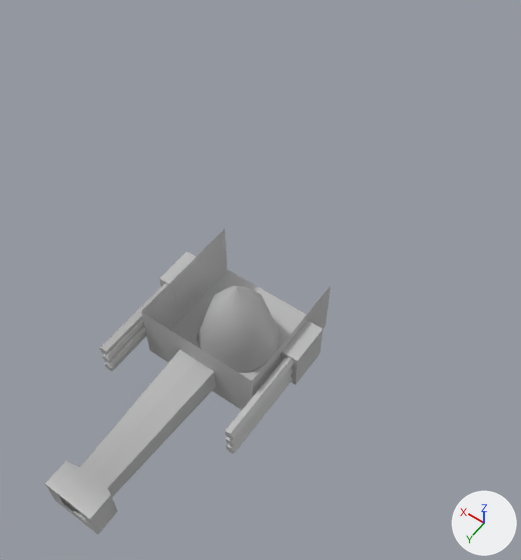
The FBX model Assets/Models/Heavy_Turret.fbx: old version first, new version second.
The view is the same before and after, from a camera (50 mm lens) standing at (-0.0594, 0.0743, 0.1435) and looking at (0.0013, -0.0107, 0.01). The axes (+X, +Y, +Z) are drawn at lower right. The lights are the same throughout. Where no turn or scale is listed for an object, it has been applied to the vertices. Vertices at the same position are counted once.

Objects in the first picture: 'Barrel', 'Base', 'Controller', 'Gun_1', 'Gun_2', 'Gun_4', 'Gun_5', 'Gun_6'.
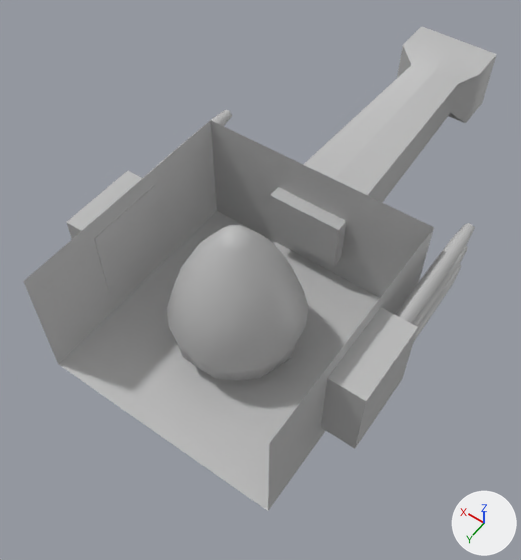
Where the newer file only moved an object's origin or applied its transform, the numbers keep the older frame.

What the commit changed:
me_mesh_003 is used by ob_gun_2; location (0.0, 0.0008, 0.0).
me_mesh_003 had 12 vertices, 15 faces and spanned x 0.0159..0.0181, y 0.0029..0.0249, z 0.007..0.0093.
me_mesh_003 now has 52 vertices, 50 faces and spans x 0.0317..0.0357, y 0.0058..0.0498, z 0.0144..0.0182.
me_mesh_003 part 9: 12 vertices removed from x 0.0159..0.0181, y 0.0029..0.0249, z 0.007..0.0093.
me_mesh_003 part 10: the surface is now shaded smooth.
me_mesh_004 is used by ob_gun_5; location (0.0, 0.0008, 0.0).
me_mesh_004 had 12 vertices, 15 faces and spanned x -0.0182..-0.016, y 0.0029..0.0249, z 0.007..0.0093.
me_mesh_004 now has 52 vertices, 50 faces and spans x -0.036..-0.0321, y 0.0058..0.0498, z 0.0144..0.0182.
me_mesh_004 part 5: 52 vertices added at x -0.036..-0.0321, y 0.0058..0.0498, z 0.0144..0.0182.
me_mesh_004 part 6: 12 vertices removed from x -0.0182..-0.016, y 0.0029..0.0249, z 0.007..0.0093.
me_mesh_004 part 7: the surface is now shaded smooth.
me_mesh_002 is used by ob_gun_6; location (0.0, 0.0008, 0.0).
me_mesh_002 had 12 vertices, 15 faces and spanned x -0.0182..-0.016, y 0.0029..0.0249, z 0.0104..0.0127.
me_mesh_002 now has 52 vertices, 50 faces and spans x -0.036..-0.0321, y 0.0058..0.0498, z 0.0212..0.025.
me_mesh_002 part 11: 52 vertices added at x -0.036..-0.0321, y 0.0058..0.0498, z 0.0212..0.025.
me_mesh_002 part 12: 12 vertices removed from x -0.0182..-0.016, y 0.0029..0.0249, z 0.0104..0.0127.
me_mesh_002 part 13: the surface is now shaded smooth.
me_mesh_008 has 30 vertices, 32 faces and spans x -0.006..0.0058, y -0.0177..0.0224, z -0.004..0.0045.
me_mesh_008 is used by ob_barrel; location (0.0, 0.0315, 0.0062).
me_mesh_008 part 14: the whole mesh is turned 180 degrees about the z axis through the mesh origin and scaled by 2.
me_mesh_006 is used by ob_gun_4; location (0.0, 0.0008, 0.0).
me_mesh_006 had 12 vertices, 15 faces and spanned x -0.0182..-0.016, y 0.0029..0.0249, z 0.0036..0.006.
me_mesh_006 now has 52 vertices, 50 faces and spans x -0.036..-0.0321, y 0.0058..0.0498, z 0.0077..0.0115.
me_mesh_006 part 1: 52 vertices added at x -0.036..-0.0321, y 0.0058..0.0498, z 0.0077..0.0115.
me_mesh_006 part 2: 12 vertices removed from x -0.0182..-0.016, y 0.0029..0.0249, z 0.0036..0.006.
me_mesh_006 part 3: the surface is now shaded smooth.
me_mesh is used by ob_controller; location (0.0, 0.0, 0.01).
me_mesh had 31 vertices, 31 faces and spanned x -0.01..0.01, y -0.0095..0.0095, z -0.01..0.01.
me_mesh now has 122 vertices, 120 faces and spans x -0.0159..0.0159, y -0.0159..0.0159, z -0.02..0.0186.
me_mesh part 4: the whole mesh is rebuilt.
me_mesh_007 has 27 vertices, 18 faces and spans x -0.019..0.019, y -0.015..0.0149, z -0.0001..0.0155.
me_mesh_007 is used by ob_base; location (0.0, 0.0, 0.0).
me_mesh_007 part 8: the whole mesh is turned 180 degrees about the z axis through the mesh origin and scaled by 2.
Object 'Gun_5' (ob_gun_5) moves from (0.0, 0.0008, 0.0) to (0.0, -0.0475, 0.0).
Object 'Gun_6' (ob_gun_6) moves from (0.0, 0.0008, 0.0) to (0.0, -0.0475, 0.0).
Object 'Gun_1' (ob_gun_1) moves from (0.0, 0.0008, 0.0) to (0.0, -0.0475, 0.0).
Object 'Barrel' (ob_barrel) moves from (0.0, 0.0315, 0.0062) to (0.0, -0.0619, 0.0137).
Object 'Gun_4' (ob_gun_4) moves from (0.0, 0.0008, 0.0) to (0.0, -0.0475, 0.0).
Object 'Controller' (ob_controller) moves from (0.0, 0.0, 0.01) to (0.0, 0.0, 0.0203).

Location of each change, [x1, y1, x2, y2] in pixels of the pictures (521 x 560 px):
'Base', mesh turned
    before: [141, 229, 330, 410]
    after: [23, 120, 434, 511]
'Barrel', mesh turned, moved
    before: [45, 350, 216, 534]
    after: [269, 26, 497, 266]
'Controller', reshaped, moved (67% wider, 79% taller)
    before: [197, 286, 281, 372]
    after: [167, 225, 308, 380]
'Gun_6', reshaped, moved
    before: [225, 357, 294, 439]
    after: [395, 223, 475, 324]
'Gun_5', reshaped, moved
    before: [225, 368, 293, 446]
    after: [412, 246, 468, 326]
'Gun_1', moved
    before: [99, 283, 168, 355]
    after: [143, 110, 232, 178]
'Gun_4', reshaped, moved
    before: [226, 376, 293, 453]
    after: [414, 265, 461, 341]
part 1 of me_mesh_006, added
    after: [414, 265, 461, 341]
part 2 of me_mesh_006, deleted
    before: [226, 376, 293, 453]
part 5 of me_mesh_004, added
    after: [412, 246, 468, 326]
part 6 of me_mesh_004, deleted
    before: [225, 368, 293, 446]
part 9 of me_mesh_003, deleted
    before: [102, 320, 145, 363]
part 11 of me_mesh_002, added
    after: [395, 223, 475, 324]
part 12 of me_mesh_002, deleted
    before: [225, 357, 294, 439]
